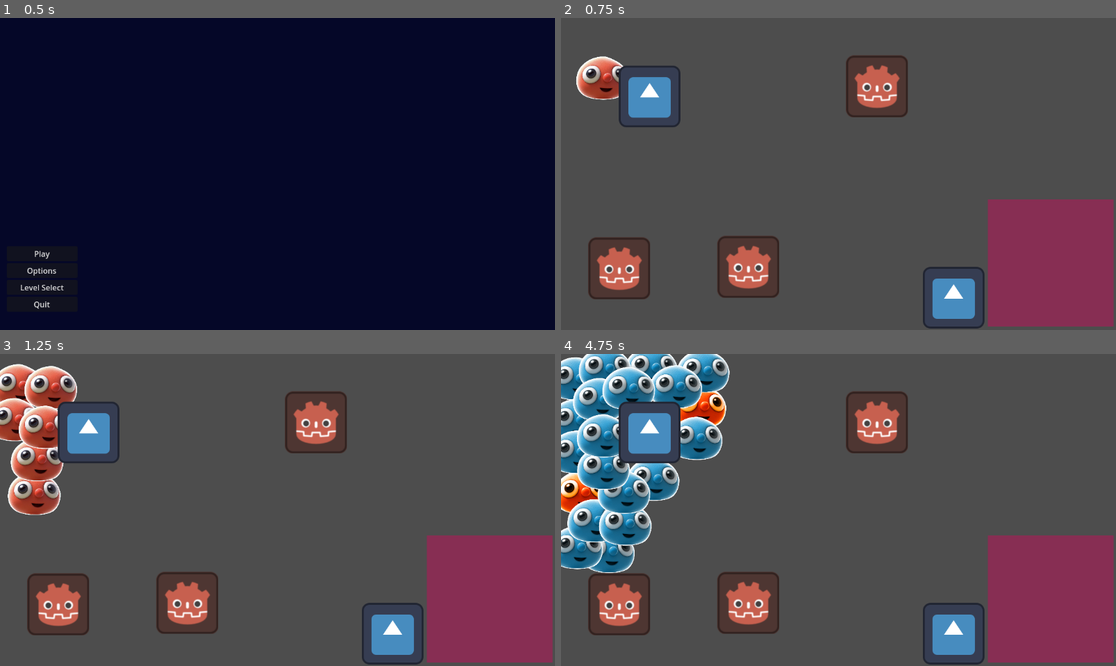
Above: before the commit, frames 1-4 (two rows, left to right).
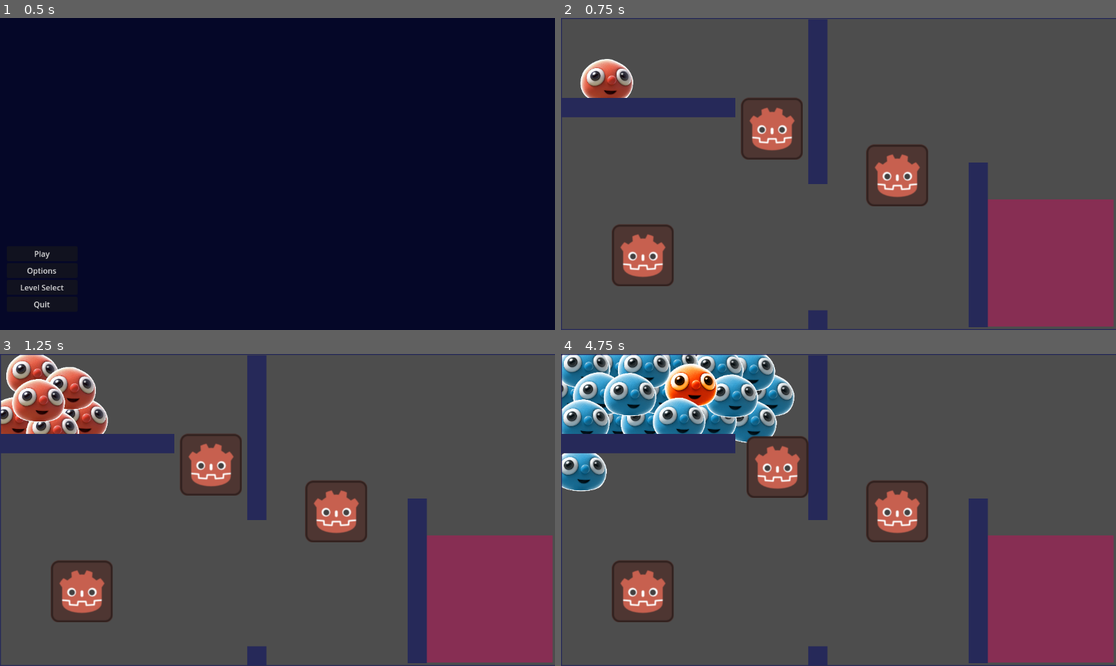
Above: after the commit, the same moments.

Repository: Joseph-Cloud/LittleGuysTheVisualExperience
Game: Godot game, scene res://Menu/Scenes/Main_menu.tscn
Two runs of this game, one before a commit and one after it. Both use one fixed random seed, a clock stepped at 60 frames per second and the inputs below. The engine's default icon, where the game draws it, is replaced by a stand-in: a white triangle on a blue panel in a dark square.
Inputs (mouse positions are in pixels of both pictures, inside the frame that each line leads up to):
- Up to frame 1 (0.5 s): no input
- Up to frame 2 (0.75 s): click "Play" at 0.5 s
- Up to frame 3 (1.25 s): no input
- Up to frame 4 (4.75 s): move the mouse to (594, 494) at 1.27 s; hold Space (command_guys_stop) 1.28-2.03 s; click (594, 494) at 1.42 s; move the mouse to (572, 363) at 2.02 s; tap Shift (hold_select_multiple_guys) at 2.1, 3.6 s; click (572, 363) at 2.17 s; move the mouse to (577, 510) at 2.77 s; hold Space (command_guys_stop) 2.78-3.53 s; click (577, 510) at 2.92 s; move the mouse to (572, 469) at 3.52 s; click (572, 469) at 3.67 s; move the mouse to (694, 407) at 4.27 s; hold Space (command_guys_stop) from 4.28 s (still down); click (694, 407) at 4.42 s

Frame 1 is identical in both runs. In frame 2, 20% of the frame differs, in the area x 0-100%, y 0-100%; in frame 3, 24%; in frame 4, 34%.

Commit message:
Changed walls to use colorrect so they can be scaled freely

Diff:
--- a/Hazards/Wall.tscn
+++ b/Hazards/Wall.tscn
@@ -1,17 +1,24 @@
-[gd_scene load_steps=3 format=3 uid="uid://clloe7iph045"]
+[gd_scene load_steps=3 format=3 uid="uid://lmyo4gyv8tdt"]
 
 [ext_resource type="Texture2D" uid="uid://du8e2y0v1tbyg" path="res://icon.svg" id="1_guddt"]
 
-[sub_resource type="RectangleShape2D" id="RectangleShape2D_il1v2"]
-size = Vector2(128, 127)
+[sub_resource type="RectangleShape2D" id="RectangleShape2D_dm0fm"]
+size = Vector2(40, 40)
 
 [node name="Wall-StaticBody2D" type="StaticBody2D" groups=["wall"]]
 collision_layer = 3
 collision_mask = 3
 
-[node name="CollisionShape2D" type="CollisionShape2D" parent="."]
-position = Vector2(0, -0.5)
-shape = SubResource("RectangleShape2D_il1v2")
+[node name="CollisionShape2" type="CollisionShape2D" parent="."]
+shape = SubResource("RectangleShape2D_dm0fm")
 
 [node name="Sprite2D" type="Sprite2D" parent="."]
+visible = false
 texture = ExtResource("1_guddt")
+
+[node name="ColorRect" type="ColorRect" parent="."]
+offset_left = -20.0
+offset_top = -20.0
+offset_right = 20.0
+offset_bottom = 20.0
+color = Color(0.14902, 0.160784, 0.34902, 1)
--- a/Hazards/WallBorder.tscn
+++ b/Hazards/WallBorder.tscn
@@ -10,3 +10,10 @@
 position = Vector2(577, 0)
 scale = Vector2(5.84, 1)
 shape = SubResource("WorldBoundaryShape2D_bsqvg")
+
+[node name="ColorRect" type="ColorRect" parent="."]
+offset_left = -7.0
+offset_top = -2.0
+offset_right = 1161.0
+offset_bottom = 2.0
+color = Color(0.150851, 0.161661, 0.350128, 1)
--- a/Levels/test_level.tscn
+++ b/Levels/test_level.tscn
@@ -34,10 +34,19 @@
 rotation = -1.5708
 
 [node name="Wall" parent="Walls" instance=ExtResource("5_gjr51")]
-position = Vector2(815, 581)
+position = Vector2(533, 627)
 
-[node name="Wall2" parent="Walls" instance=ExtResource("5_gjr51")]
-position = Vector2(184, 163)
+[node name="Wall Resized" parent="Walls" instance=ExtResource("5_gjr51")]
+position = Vector2(180, 186)
+scale = Vector2(9.115, 1)
+
+[node name="Wall Resized2" parent="Walls" instance=ExtResource("5_gjr51")]
+position = Vector2(533, 174)
+scale = Vector2(1, 8.56)
+
+[node name="Wall Resized3" parent="Walls" instance=ExtResource("5_gjr51")]
+position = Vector2(866, 471)
+scale = Vector2(1, 8.56)
 
 [node name="Wall-LevelBorder-BOTTOM" parent="Walls" instance=ExtResource("6_80ata")]
 position = Vector2(0, 648)
@@ -54,12 +63,12 @@
 [node name="Objects" type="Node" parent="."]
 
 [node name="PushableBox" parent="Objects" instance=ExtResource("7_1csxa")]
-position = Vector2(121, 520)
+position = Vector2(698, 327)
 
 [node name="PushableBox2" parent="Objects" instance=ExtResource("7_1csxa")]
-position = Vector2(656, 142)
+position = Vector2(170, 493)
 
 [node name="PushableBox3" parent="Objects" instance=ExtResource("7_1csxa")]
-position = Vector2(389, 517)
+position = Vector2(438, 230)
 
 [connection signal="body_entered" from="Hazards/Hazard" to="LittleGuyHandler" method="_on_hazards_body_entered"]
Not shown: 1 places in Hazards/WallBorder.tscn that only renumber resources
Not shown: 1 places in Levels/test_level.tscn that only renumber resources
